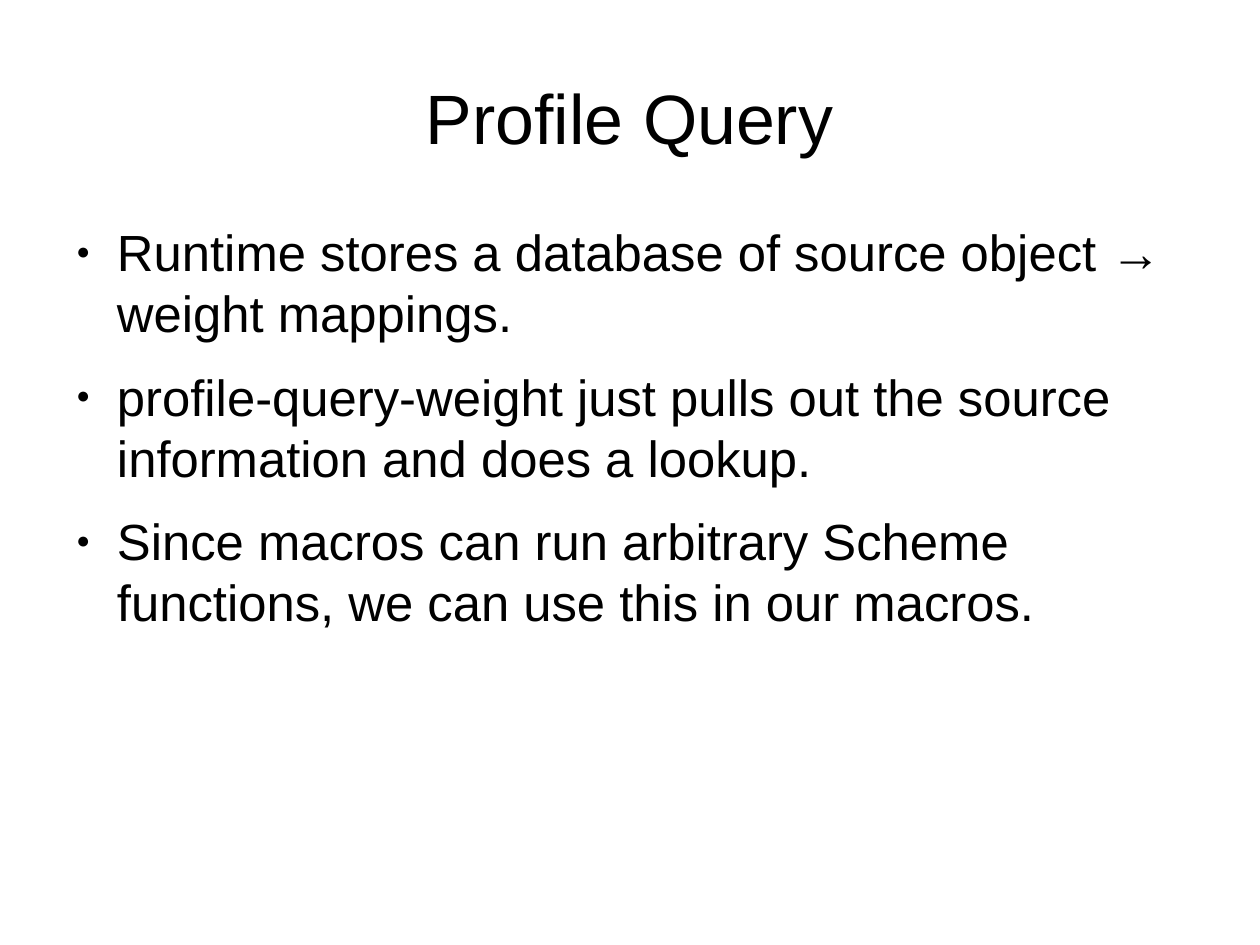
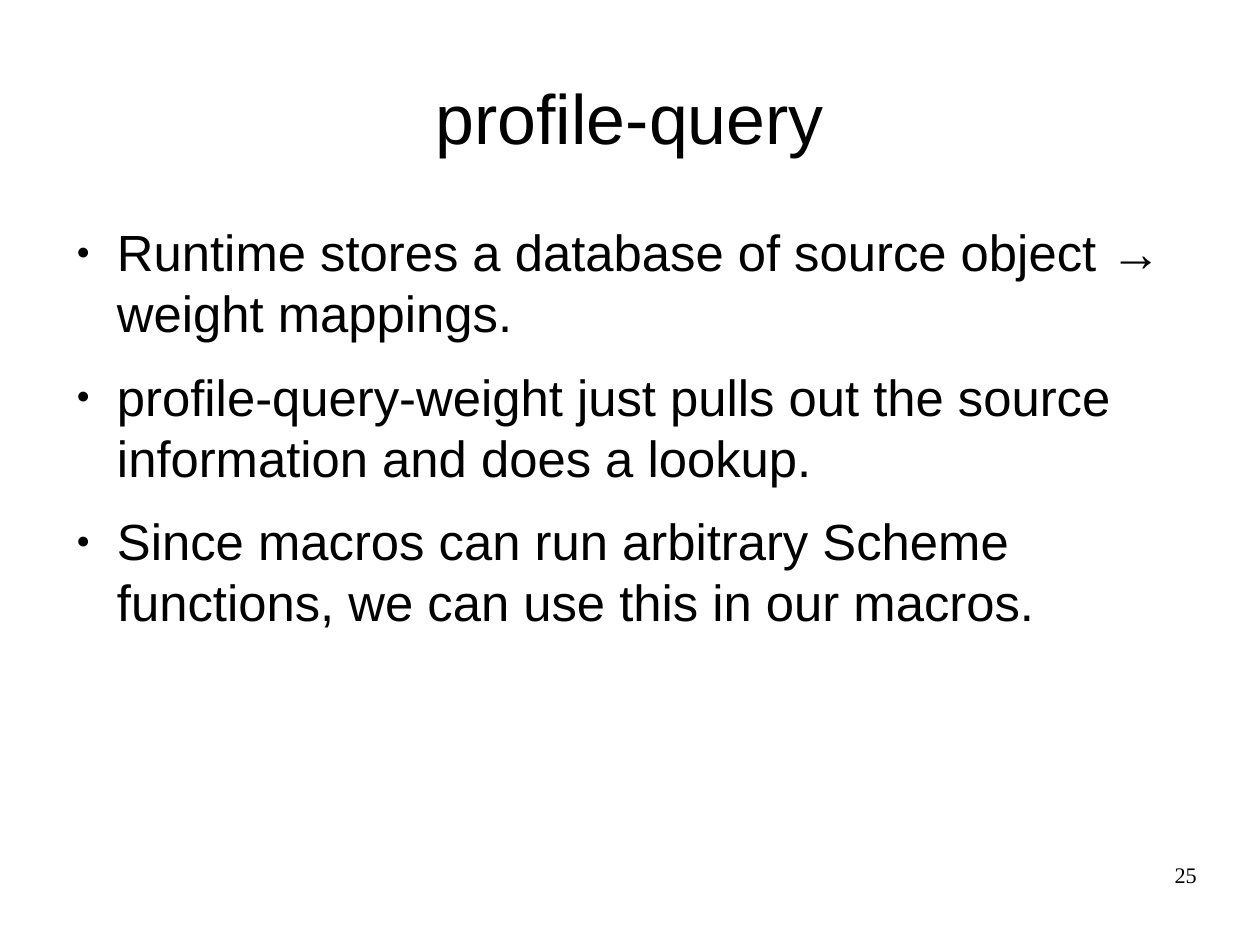
Before and after one commit to wilbowma/pgmp, a slide deck: slide 25 of profile-directed-meta-programming.odp (slide 27 before the commit). Drawn at 1260x945 pixels with LibreOffice and Linux fonts; fonts in the diff are those of the drawing. Boxes give left, top, right and bottom in pixels: in the first picture for what was removed or moved away, otherwise in the second. Text is boxed around its words. In the diff, an @@ line names an element or a change of style, - is before the commit and + after.

```diff
--- a/profile-directed-meta-programming.odp
+++ b/profile-directed-meta-programming.odp
@@ title at [436,93,824,157]: text changed @@
-Profile Query
+profile-query
@@ page number added at [1175,868,1197,884], 14 pt, text #000000 @@
+25
```
Also in this commit, not shown: 26 other slides changed, 14 slides added, 3 slides removed, 1 other file.
